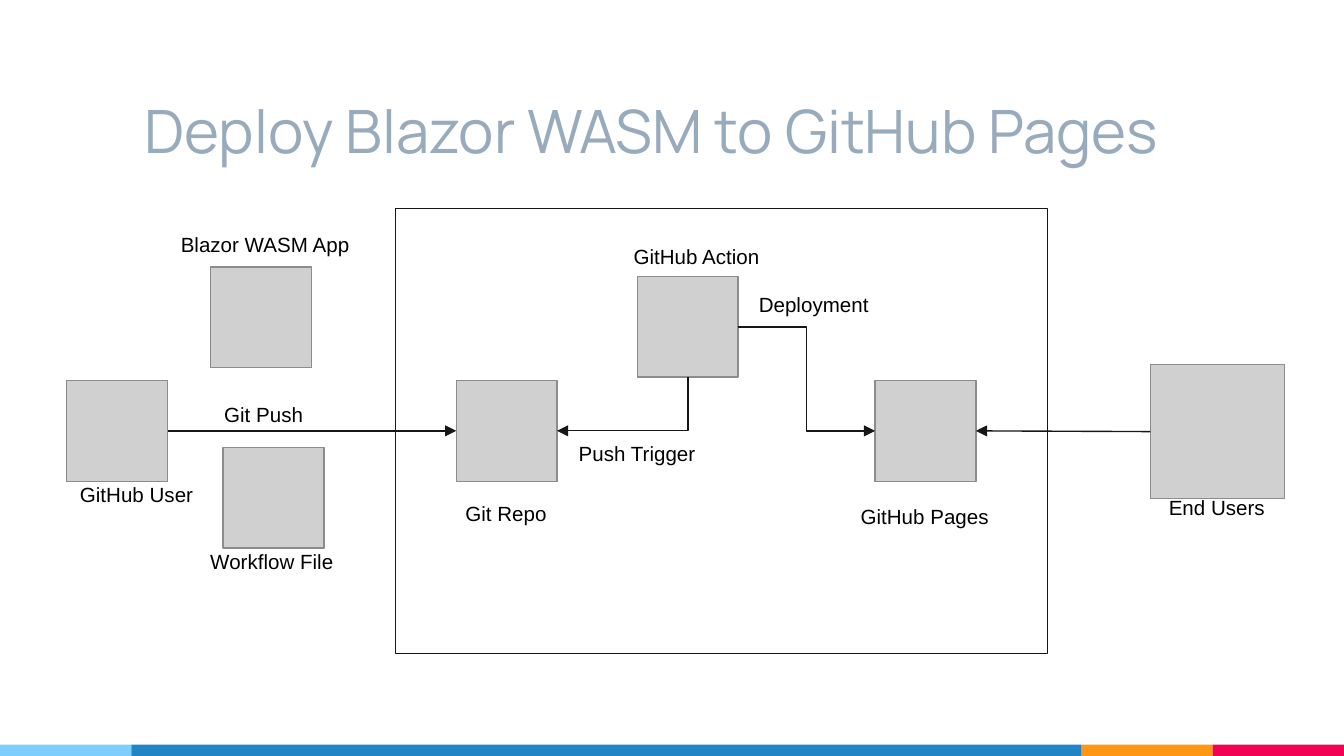
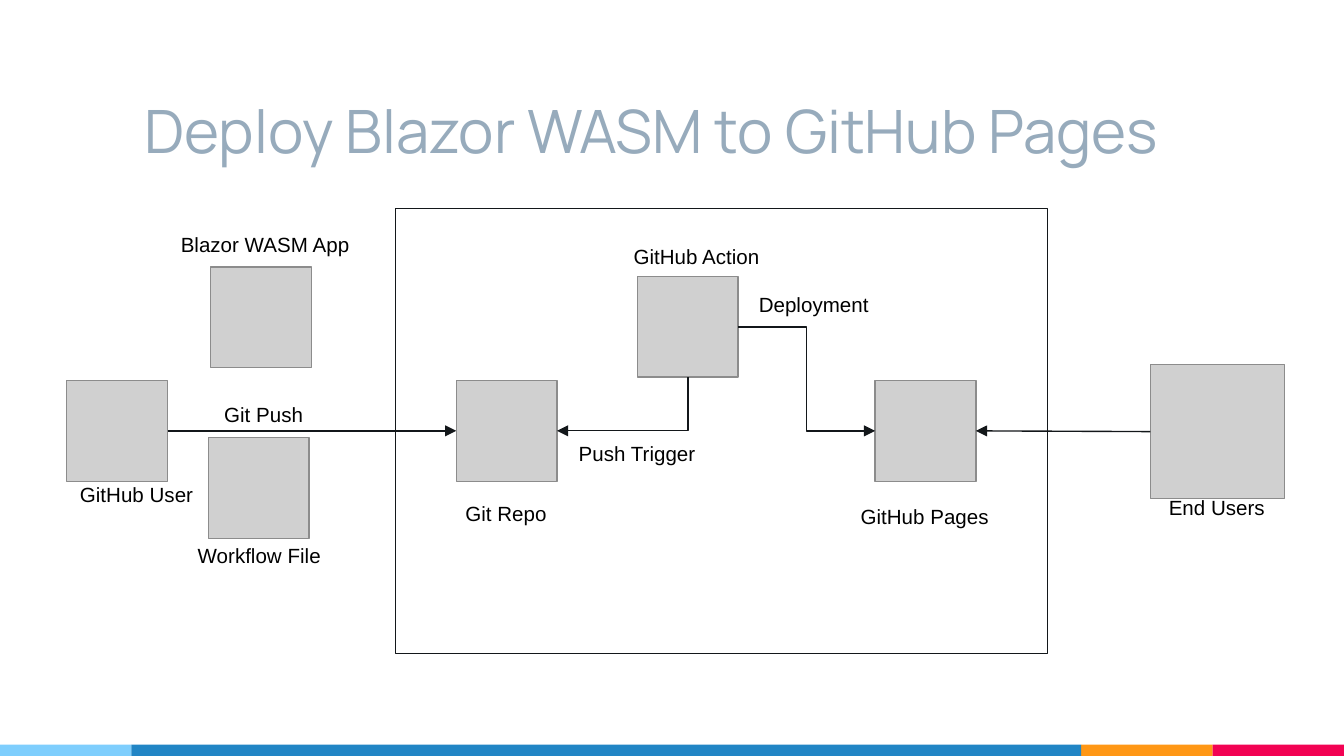
Before and after one commit to isaacrlevin/levin-talks, a slide deck: slide 17 of Running_ASP.NET_Core_Apps_without_a_server.pptx. Drawn at 1344x756 pixels with LibreOffice and Linux fonts; fonts in the diff are those of the drawing; grey boxes stand for pictures. Boxes give left, top, right and bottom in pixels: in the first picture for what was removed or moved away, otherwise in the second. Text is boxed around its words. In the diff, an @@ line names an element or a change of style, - is before the commit and + after.

```diff
--- a/Running_ASP.NET_Core_Apps_without_a_server.pptx
+++ b/Running_ASP.NET_Core_Apps_without_a_server.pptx
@@ picture: place and size @@
-picture at (223,448,324,548)
+picture at (208,438,309,539)
@@ text "Workflow File": place and size @@
-text "Workflow File" at (210,554,333,570)
+text "Workflow File" at (198,548,321,564)
```
Also in this commit, not shown: 3 other slides changed, 1 slide added, 1 slide removed.
